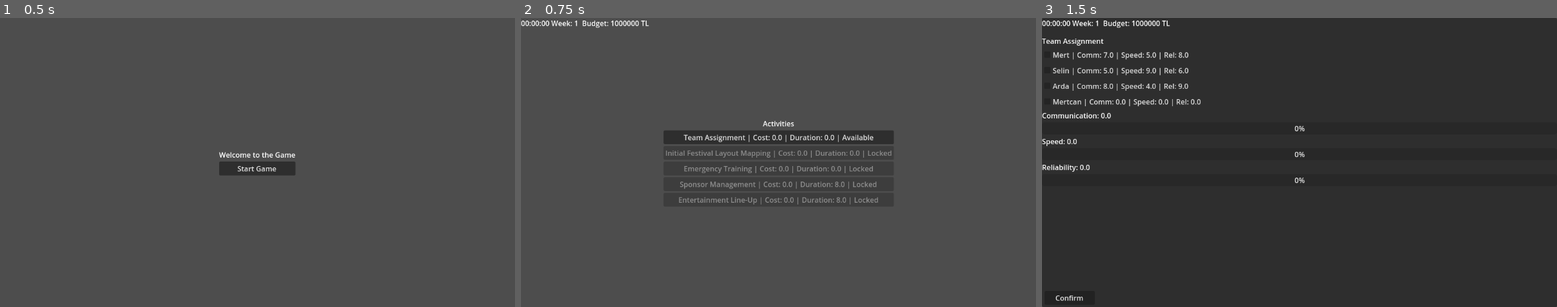
Above: before the commit, frames 1-3 (left to right).
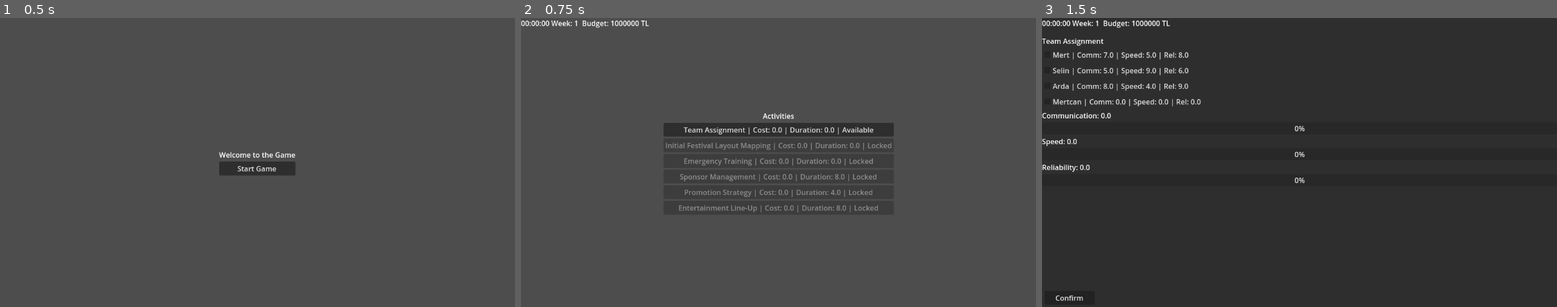
Above: after the commit, the same moments.

Repository: oozankoyuncu/Bitirme-Projesi
Game: Godot game, scene res://main_menu.tscn
Two runs of this game, one before a commit and one after it. Both use one fixed random seed, a clock stepped at 60 frames per second and the inputs below.
Inputs:
- Up to frame 1 (0.5 s): no input
- Up to frame 2 (0.75 s): click "Start Game" at 0.5 s
- Up to frame 3 (1.5 s): click "Team Assignment | Cost: 0.0 |…" at 1.25 s

Frame 1 is identical in both runs. In frame 2, 4.1% of the frame differs, in the area x 27-73%, y 32-68%; in frame 3, nothing differs.

Commit message:
Add Promotion Strategy activity with UI and GameState integration

Diff:
--- a/Game.tscn
+++ b/Game.tscn
@@ -8,6 +8,7 @@
 [ext_resource type="Script" uid="uid://dtl375wmcfdlv" path="res://scripts/emergency_training_panel.gd" id="6_r0x5m"]
 [ext_resource type="Script" uid="uid://8grnhn0dg2k5" path="res://scripts/sponsor_management_panel.gd" id="7_3mrqo"]
 [ext_resource type="Script" uid="uid://bvtlw302eln4b" path="res://entertainment_lineup_panel.gd" id="8_joorw"]
+[ext_resource type="Script" path="res://scripts/promotion_strategy_panel.gd" id="9_promo"]
 
 [node name="Game" type="Control"]
 layout_mode = 3
@@ -452,3 +453,99 @@
 custom_minimum_size = Vector2(120, 40)
 layout_mode = 2
 text = "Back"
+
+[node name="PromotionStrategyPanel" type="Panel" parent="."]
+visible = false
+layout_mode = 1
+anchors_preset = 15
+anchor_right = 1.0
+anchor_bottom = 1.0
+grow_horizontal = 2
+grow_vertical = 2
+script = ExtResource("9_promo")
+
+[node name="MarginContainer" type="MarginContainer" parent="PromotionStrategyPanel"]
+layout_mode = 1
+anchors_preset = 15
+anchor_right = 1.0
+anchor_bottom = 1.0
+grow_horizontal = 2
+grow_vertical = 2
+theme_override_constants/margin_left = 60
+theme_override_constants/margin_top = 60
+theme_override_constants/margin_right = 60
+theme_override_constants/margin_bottom = 60
+
+[node name="VBoxContainer" type="VBoxContainer" parent="PromotionStrategyPanel/MarginContainer"]
+layout_mode = 2
+theme_override_constants/separation = 20
+
+[node name="HeaderPanel" type="Panel" parent="PromotionStrategyPanel/MarginContainer/VBoxContainer"]
+custom_minimum_size = Vector2(0, 80)
+layout_mode = 2
+
+[node name="VBoxContainer" type="VBoxContainer" parent="PromotionStrategyPanel/MarginContainer/VBoxContainer/HeaderPanel"]
+layout_mode = 1
+anchors_preset = 15
+anchor_right = 1.0
+anchor_bottom = 1.0
+grow_horizontal = 2
+grow_vertical = 2
+alignment = 1
+
+[node name="TitleLabel" type="Label" parent="PromotionStrategyPanel/MarginContainer/VBoxContainer/HeaderPanel/VBoxContainer"]
+layout_mode = 2
+theme_override_font_sizes/font_size = 24
+text = "Promotion Strategy"
+horizontal_alignment = 1
+
+[node name="BudgetLabel" type="Label" parent="PromotionStrategyPanel/MarginContainer/VBoxContainer/HeaderPanel/VBoxContainer"]
+layout_mode = 2
+horizontal_alignment = 1
+
+[node name="ContentPanel" type="Panel" parent="PromotionStrategyPanel/MarginContainer/VBoxContainer"]
+layout_mode = 2
+size_flags_vertical = 3
+
+[node name="MarginContainer" type="MarginContainer" parent="PromotionStrategyPanel/MarginContainer/VBoxContainer/ContentPanel"]
+layout_mode = 1
+anchors_preset = 15
+anchor_right = 1.0
+anchor_bottom = 1.0
+grow_horizontal = 2
+grow_vertical = 2
+theme_override_constants/margin_left = 20
+theme_override_constants/margin_top = 20
+theme_override_constants/margin_right = 20
+theme_override_constants/margin_bottom = 20
+
+[node name="PromotionList" type="VBoxContainer" parent="PromotionStrategyPanel/MarginContainer/VBoxContainer/ContentPanel/MarginContainer"]
+layout_mode = 2
+theme_override_constants/separation = 10
+
+[node name="SummaryPanel" type="Panel" parent="PromotionStrategyPanel/MarginContainer/VBoxContainer"]
+custom_minimum_size = Vector2(0, 100)
+layout_mode = 2
+
+[node name="VBoxContainer" type="VBoxContainer" parent="PromotionStrategyPanel/MarginContainer/VBoxContainer/SummaryPanel"]
+layout_mode = 1
+anchors_preset = 15
+anchor_right = 1.0
+anchor_bottom = 1.0
+grow_horizontal = 2
+grow_vertical = 2
+alignment = 1
+
+[node name="SummaryLabel" type="Label" parent="PromotionStrategyPanel/MarginContainer/VBoxContainer/SummaryPanel/VBoxContainer"]
+layout_mode = 2
+theme_override_font_sizes/font_size = 18
+horizontal_alignment = 1
+
+[node name="ButtonRow" type="HBoxContainer" parent="PromotionStrategyPanel/MarginContainer/VBoxContainer"]
+layout_mode = 2
+alignment = 1
+
+[node name="ConfirmButton" type="Button" parent="PromotionStrategyPanel/MarginContainer/VBoxContainer/ButtonRow"]
+custom_minimum_size = Vector2(200, 50)
+layout_mode = 2
+text = "Confirm Strategy"
--- a/data/activities.json
+++ b/data/activities.json
@@ -1,42 +1,61 @@
 {
-  "activities": [
-	{
-	  "id": "team_assignment",
-	  "name": "Team Assignment",
-	  "type": "team_setup",
-	  "duration": 0,
-	  "cost": 0,
-	  "dependencies": []
-	},
-	{
-  "id": "initial_festival_layout_mapping",
-  "name": "Initial Festival Layout Mapping",
-  "type": "layout_mapping",
-  "duration": 0,
-  "cost": 0,
-  "dependencies": ["team_assignment"]
-	},
-	{"id": "emergency_training",
-	  "name": "Emergency Training",
-	  "type": "emergency_train",
-	  "duration": 0,
-	  "cost": 0,
-	  "dependencies": ["initial_festival_layout_mapping"]},
-
-
-  	{"id": "sponsor_management",
-  	 "name": "Sponsor Management",
-	 "cost": 0,
-	 "duration": 8,
-	 "dependencies": ["emergency_training"]},
-
-	{
-  "id": "entertainment_lineup",
-  "name": "Entertainment Line-Up",
-  "type": "artist_selection",
-  "duration": 8,
-  "cost": 0,
-  "dependencies": ["sponsor_management"] }
-
-  ]
+	"activities": [
+		{
+			"id": "team_assignment",
+			"name": "Team Assignment",
+			"type": "team_setup",
+			"duration": 0,
+			"cost": 0,
+			"dependencies": []
+		},
+		{
+			"id": "initial_festival_layout_mapping",
+			"name": "Initial Festival Layout Mapping",
+			"type": "layout_mapping",
+			"duration": 0,
+			"cost": 0,
+			"dependencies": [
+				"team_assignment"
+			]
+		},
+		{
+			"id": "emergency_training",
+			"name": "Emergency Training",
+			"type": "emergency_train",
+			"duration": 0,
+			"cost": 0,
+			"dependencies": [
+				"initial_festival_layout_mapping"
+			]
+		},
+		{
+			"id": "sponsor_management",
+			"name": "Sponsor Management",
+			"cost": 0,
+			"duration": 8,
+			"dependencies": [
+				"emergency_training"
+			]
+		},
+		{
+			"id": "promotion_strategy",
+			"name": "Promotion Strategy",
+			"type": "promotion_selection",
+			"duration": 4,
+			"cost": 0,
+			"dependencies": [
+				"sponsor_management"
+			]
+		},
+		{
+			"id": "entertainment_lineup",
+			"name": "Entertainment Line-Up",
+			"type": "artist_selection",
+			"duration": 8,
+			"cost": 0,
+			"dependencies": [
+				"sponsor_management"
+			]
+		}
+	]
 }
--- a/scripts/GameState.gd
+++ b/scripts/GameState.gd
@@ -52,6 +52,10 @@
 var entertainment_lineup_completed: bool = false
 
 var university_debt_limit: int = -300000
+
+# Promotion Strategy
+var promotion_phase_completed: bool = false
+var promotion_total_actual_reach: float = 0.0
 
 # Hız: 1.0 = gerçek zaman, 60.0 = 1 saniyede 1 dakika gibi
 @export var time_scale: float = 1.0
@@ -298,3 +302,9 @@
 
 func can_afford_artist(artist_cost: int) -> bool:
 	return money - artist_cost >= -300000
+
+func finalize_promotion_strategy(selected: Array, total_cost: int, total_reach: float) -> void:
+	money -= total_cost
+	promotion_total_actual_reach = total_reach
+	promotion_phase_completed = true
+	complete_activity("promotion_strategy")
--- a/scripts/activity_board.gd
+++ b/scripts/activity_board.gd
@@ -39,6 +39,10 @@
 
 	if GameState.completed_activities.has(activity_id):
 		return "Completed"
+
+	if activity_id == "promotion_strategy":
+		if GameState.week < 4:
+			return "Locked"
 
 	if not dependencies_completed(activity):
 		return "Locked"
@@ -83,6 +87,12 @@
 		hide()
 		return
 
+	if activity_id == "promotion_strategy":
+		var panel = get_parent().get_node("PromotionStrategyPanel")
+		panel.show()
+		hide()
+		return
+
 	print("Başlatıldı: ", activity["name"])
 	GameState.completed_activities.append(activity_id)
 	refresh_board()
--- a/scripts/game.gd
+++ b/scripts/game.gd
@@ -8,6 +8,7 @@
 @onready var emergency_training_panel: Panel = $EmergencyTrainingPanel
 @onready var sponsor_management_panel: Panel = $SponsorManagementPanel
 @onready var entertainment_lineup_panel: Panel = $EntertainmentLineupPanel
+@onready var promotion_strategy_panel: Panel = $PromotionStrategyPanel
 
 func _ready() -> void:
 	GameState.load_team_members()
@@ -16,4 +17,5 @@
 	emergency_training_panel.hide()
 	sponsor_management_panel.hide()
 	entertainment_lineup_panel.hide()
+	promotion_strategy_panel.hide()
 	activity_board.show()
--- /dev/null
+++ b/scripts/promotion_strategy_panel.gd
@@ -0,0 +1,136 @@
+extends Control
+
+# Placeholder values according to instructions
+var promotion_options = {
+	"social_media": {
+		"display_name": "Social Media",
+		"cost": 1500,
+		"expected_reach": 2000,
+		"reliability": 0.8  # Actual = 1600
+	},
+	"influencers": {
+		"display_name": "Influencers",
+		"cost": 5000,
+		"expected_reach": 8000,
+		"reliability": 0.5  # Actual = 4000
+	},
+	"traditional_media": {
+		"display_name": "Traditional Media",
+		"cost": 3000,
+		"expected_reach": 3000,
+		"reliability": 0.95 # Actual = 2850
+	}
+}
+
+@onready var promotion_list: VBoxContainer = $MarginContainer/VBoxContainer/ContentPanel/MarginContainer/PromotionList
+@onready var budget_label: Label = $MarginContainer/VBoxContainer/HeaderPanel/VBoxContainer/BudgetLabel
+@onready var summary_label: Label = $MarginContainer/VBoxContainer/SummaryPanel/VBoxContainer/SummaryLabel
+@onready var confirm_button: Button = $MarginContainer/VBoxContainer/ButtonRow/ConfirmButton
+
+var option_checkboxes: Array = []
+
+func _ready() -> void:
+	confirm_button.pressed.connect(_on_confirm_pressed)
+	create_options()
+	refresh_ui()
+
+func create_options() -> void:
+	for c in promotion_list.get_children():
+		c.queue_free()
+	option_checkboxes.clear()
+
+	for id in promotion_options.keys():
+		var p = promotion_options[id]
+
+		var expected = p["expected_reach"]
+		var rel = p["reliability"]
+		var actual = expected * rel
+
+		var card = PanelContainer.new()
+		card.size_flags_horizontal = Control.SIZE_EXPAND_FILL
+
+		var margin = MarginContainer.new()
+		margin.add_theme_constant_override("margin_left", 15)
+		margin.add_theme_constant_override("margin_top", 15)
+		margin.add_theme_constant_override("margin_right", 15)
+		margin.add_theme_constant_override("margin_bottom", 15)
+		card.add_child(margin)
+
+		var hbox = HBoxContainer.new()
+		margin.add_child(hbox)
+
+		var cb = CheckBox.new()
+		cb.text = "   " + p["display_name"]
+		cb.set_meta("id", id)
+		cb.toggled.connect(_on_option_toggled)
+		if GameState.promotion_phase_completed:
+			cb.disabled = true
+		option_checkboxes.append(cb)
+		hbox.add_child(cb)
+
+		var spacer = Control.new()
+		spacer.size_flags_horizontal = Control.SIZE_EXPAND_FILL
+		hbox.add_child(spacer)
+
+		var details_label = Label.new()
+		# Format the label nicely
+		details_label.text = "Cost: " + str(p["cost"]) + " TL   |   Expected: " + str(expected) + "   |   Reliability: " + str(rel*100) + "%   =>   Actual: " + str(actual)
+		details_label.horizontal_alignment = HORIZONTAL_ALIGNMENT_RIGHT
+		hbox.add_child(details_label)
+
+		promotion_list.add_child(card)
+
+func _on_option_toggled(_toggled_on: bool) -> void:
+	refresh_ui()
+
+func get_totals() -> Dictionary:
+	var total_cost: int = 0
+	var total_actual_reach: float = 0.0
+	var selected_ids: Array = []
+
+	for cb in option_checkboxes:
+		if cb.button_pressed:
+			var id = cb.get_meta("id")
+			selected_ids.append(id)
+			total_cost += promotion_options[id]["cost"]
+			total_actual_reach += promotion_options[id]["expected_reach"] * promotion_options[id]["reliability"]
+
+	return {
+		"cost": total_cost,
+		"reach": total_actual_reach,
+		"selected": selected_ids
+	}
+
+func refresh_ui() -> void:
+	var data = get_totals()
+	budget_label.text = "Current Game Budget: " + str(GameState.money) + " TL"
+	summary_label.text = "Selected Cost: " + str(data["cost"]) + " TL     |     Combined Actual Reach: " + str(data["reach"])
+
+	if GameState.promotion_phase_completed:
+		confirm_button.text = "Back to Board"
+		confirm_button.disabled = false
+	else:
+		confirm_button.text = "Confirm Strategy"
+		if GameState.money - data["cost"] < GameState.university_debt_limit:
+			confirm_button.disabled = true
+			summary_label.text += "\n[Cannot afford! Over debt limit]"
+		else:
+			confirm_button.disabled = false
+
+func _on_confirm_pressed() -> void:
+	if GameState.promotion_phase_completed:
+		go_back()
+		return
+
+	var data = get_totals()
+
+	if GameState.money - data["cost"] < GameState.university_debt_limit:
+		return
+
+	GameState.finalize_promotion_strategy(data["selected"], data["cost"], data["reach"])
+	go_back()
+
+func go_back() -> void:
+	hide()
+	get_parent().get_node("ActivityBoard").show()
+	get_parent().get_node("ActivityBoard").refresh_board()
Not shown, added: scripts/promotion_strategy_panel.gd.uid
